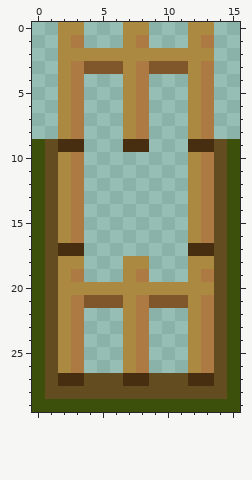
Edited in one commit: pixel-art sprite (site/assets/images/fence.png). That is the earlier state.
The file is 16x30 pixels.
Once edited:
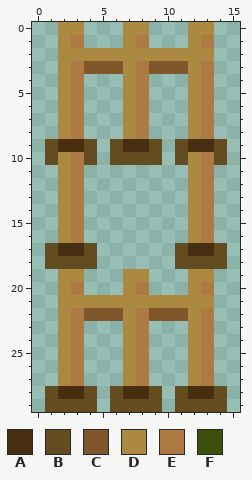
Palette (. is transparent): A #482e11  B #634d20  C #80572a  D #ab8940  E #ad7a44  F #3d500b
The edit:
Changed rows in their new state; - is an unchanged pixel.
first column x 0:
 9 .---B-B--B-B---.
10 .---B-BBBB-B---.
11 ..------------..
12 ..------------..
13 ..------------..
14 ..------------..
15 ..------------..
16 ..------------..
17 .---B------B---.
18 .-BBB--..--BBB-.
19 ..-D----D----D..
20 ..-E...-E...-E..
21 ..-DDDD-DDDD-D..
22 ..--CCC--CCC--..
23 ..------------..
24 ..------------..
25 ..------------..
26 ..------------..
27 ..DE...DE...DE..
28 .-AA-.-AA-.-AA-.
29 .BBBB.BBBB.BBBB.
Pixel boxes of the changes (left, top, right, bottom) in both pictures:
changed: (32, 139, 240, 412)
